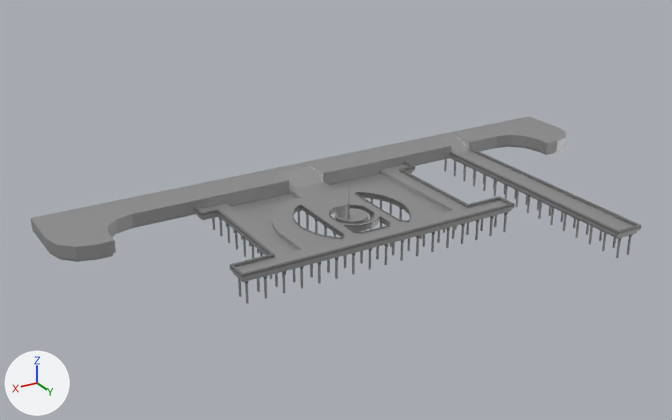
Before and after pictures for a commit that changed the Blender file Assets/3D/Bangunan/Pelabuhan.blend.
Before and after are seen from a 50 mm camera at (345.0, 549.0, 284.0) aimed at (9.0, -11.0, 4.0). Lighting does not change. The marker at lower left points along +X, +Y and +Z.

The first picture shows 'Pelabuhan', 'Tiang.009', 'Tiang.01'.
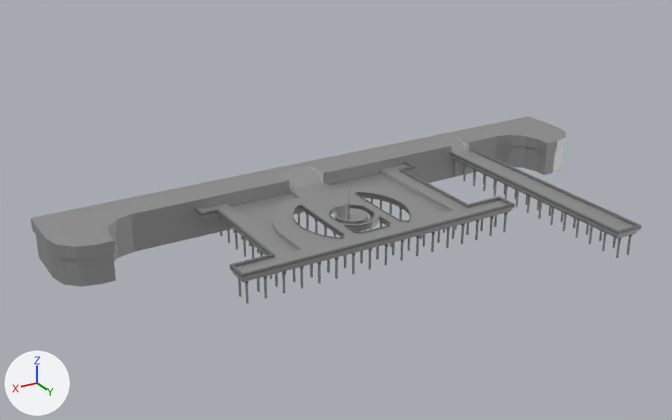
Boxes [x1, y1, x2, y2] around the edits, measured in the pictures (672 x 420 px):
'Pelabuhan', reshaped: before [31, 116, 641, 282]; after [31, 116, 641, 287]
part 1 of me_cylinder_003, built on: after [36, 147, 563, 287]

The change, as a diff of the scene's bpy script:
```diff
--- a/Assets/3D/Bangunan/Pelabuhan.blend.py
+++ b/Assets/3D/Bangunan/Pelabuhan.blend.py
@@ me_cylinder_003 @@
 # used by ob_pelabuhan; location = (0.0, 0.0, 0.0)
-me_cylinder_003.from_pydata(...)  # 1178 vertices, 1106 faces, 2 loose edges; spans x -267.0..215.0, y -105.0..127.0, z -3.0..9.0
+me_cylinder_003.from_pydata(...)  # 1223 vertices, 1152 faces, 2 loose edges; spans x -267.0..215.0, y -105.0..127.0, z -23.0..9.0
+# me_cylinder_003 part 1
+# 4 vertices are removed from x -252.0..200.0, y -99.0..-74.0, z -3.0
+# 14 faces are deleted
+# 9 vertices are added at x -252.0..200.0, y -99.0..-74.0, z -23.0
+# 35 new vertices lie (0.0, 0.0, -20.0) away from vertices in x -265.0..213.0, y -103.0..-37.0, z -3.0
+# 5 new vertices lie (0.0, 0.0, 20.0) away from vertices in x -80.0..80.0, y -75.0, z -23.0
+# 60 new faces join them, mat_dasar (grey #bbbbbb)
 me_cylinder_003.materials.append(mat_dasar)
```
